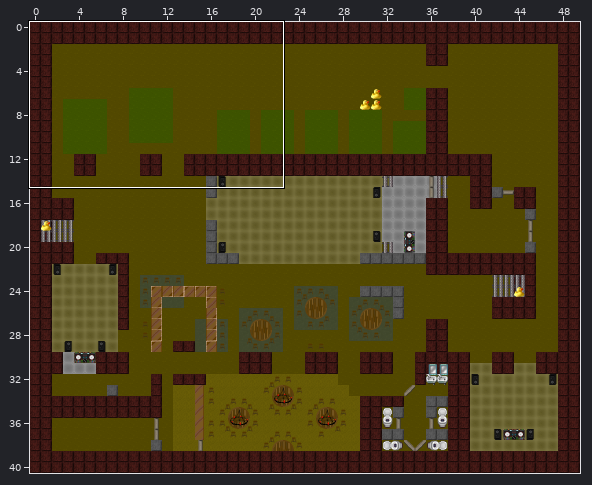
Tiled map (JSON): Zapf_Uni_Greifswald/maps/Greifswaldpartykeller.json. Above, an overview of the earlier version with the close-up marked.
Close-up. Earlier state:
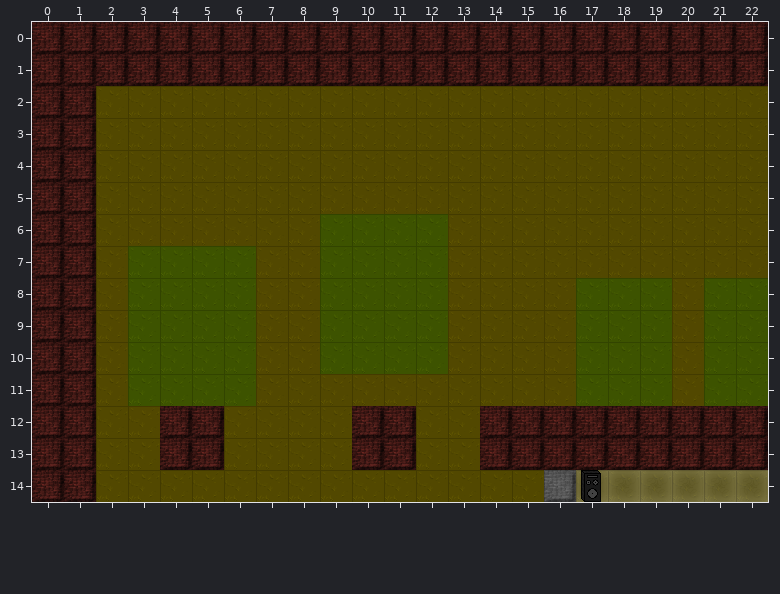
Cells are 32x32 px. Shown: x 0..22, y 0..14. The commit also changed other parts of the map, which this record leaves out.
New version:
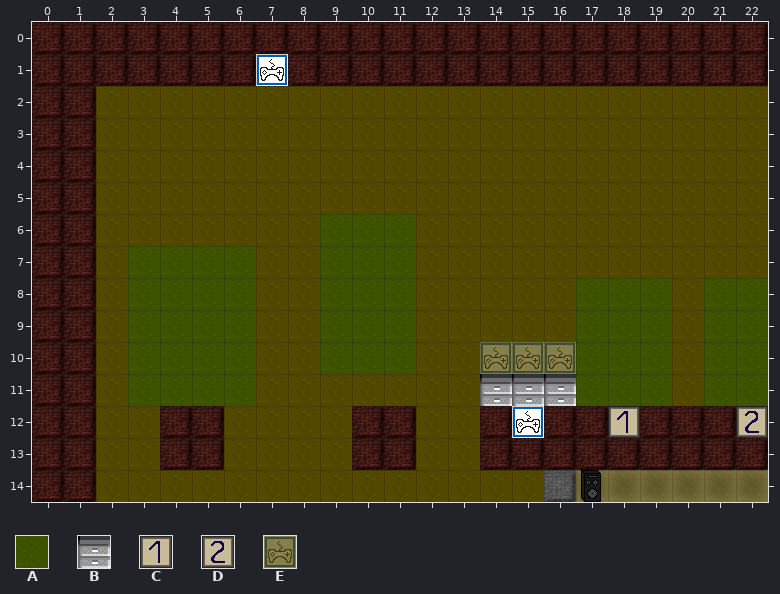
Key: from "floor": A 19; from "office_180": B 222; from "pfeile": C 3, D 4; from "tileset_Tristan": E 39.
_ is an empty cell.
Tiles of an added or newly shown layer are drawn over the layers below it.
See-through tiles are keyed as they look on the map.
Change:
Layer "Boden für Jitsi Räume und ande":
Tile E is added in row 10 at x 14 to 16.
The author cleared tile A in rows 6 to 10 at x 12.
Layer "Gegenstände":
Tile B is added in row 11 at x 14 to 16.
Layer "Beschilderung" (added):
Tile C is added in row 12 at x 18.
Tile D is added in row 12 at x 22.
Tile E is added in row 1 at x 7; in row 12 at x 15.
Boxes around the changes in both close-ups, in picture pixels (x1, y1, x2, y2):
added: (256, 54, 288, 86)
removed: (416, 214, 448, 374)
added: (480, 342, 576, 438)
added: (608, 406, 640, 438)
added: (736, 406, 768, 438)
